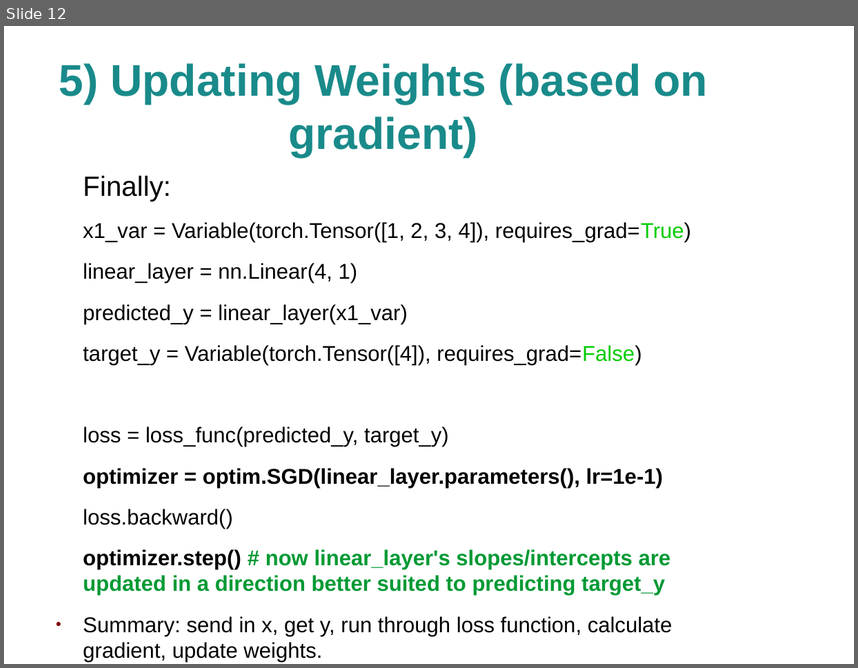
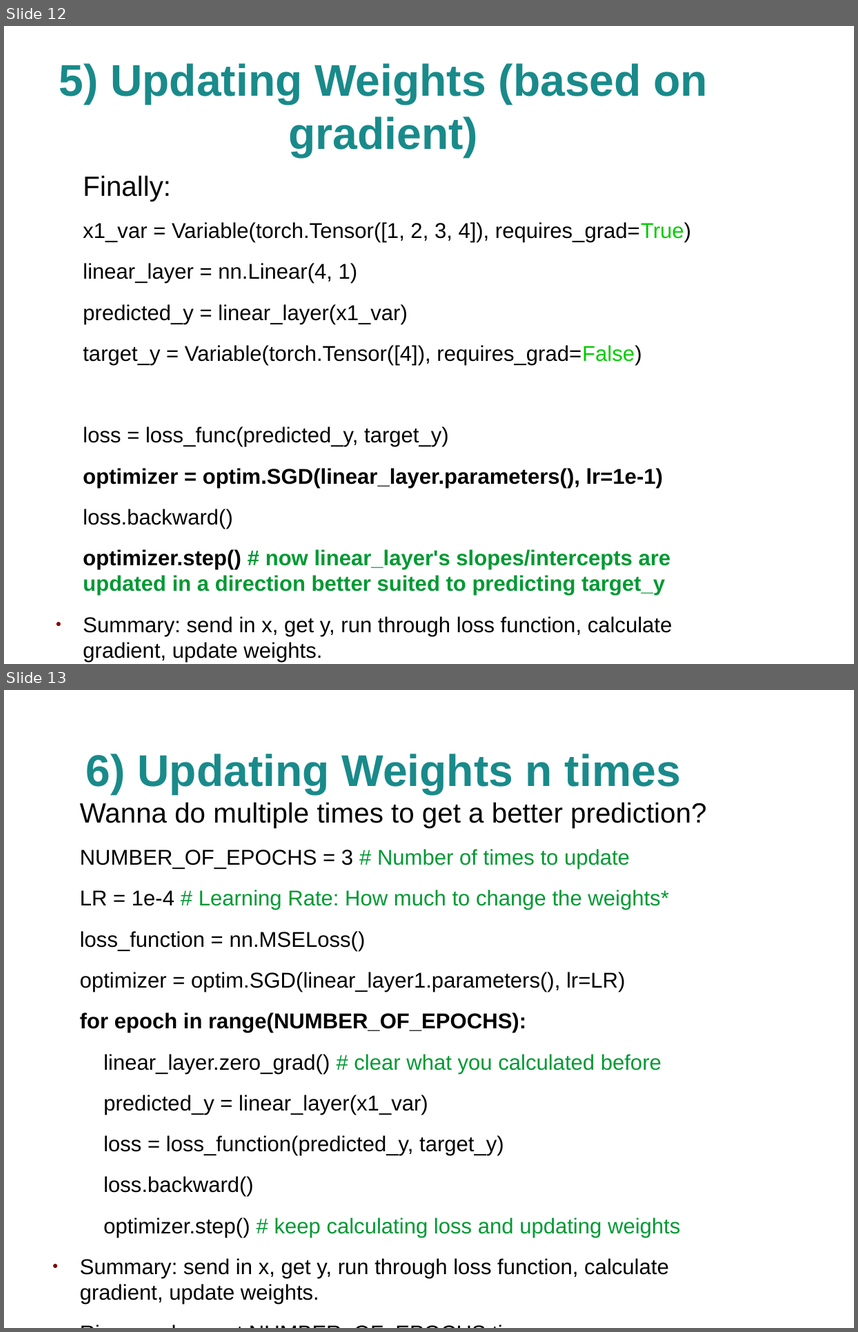
Before and after one commit to joshualmitchell/joshualmitchell.github.io, a slide deck: _posts/DL PyTorch Presentation.odp. Shown one above the other, each under a label of ours: slide 12 before the commit, slides 12 and 13 after it. The pictures are 858x668 and 858x1332 pixels, drawn with LibreOffice and Linux fonts; fonts in the diff are those of the drawing; background and template pictures are left out. Boxes give left, top, right and bottom in pixels: in the first picture for what was removed or moved away, otherwise in the second. Text is boxed around its words. In the diff, an @@ line names an element or a change of style, - is before the commit and + after.

```diff
--- a/_posts/DL PyTorch Presentation.odp
+++ b/_posts/DL PyTorch Presentation.odp
@@ slide 13 added at (4,690,854,1328), background picture (left out) @@
@@ title added at (86,753,681,794), 41.4 pt, text #198A8A, bold @@
+6) Updating Weights n times
@@ text added at (80,802,706,1304), 20 pt, text #000000 @@
+Wanna do multiple times to get a better prediction?
+NUMBER_OF_EPOCHS = 3 # Number of times to update
+LR = 1e-4 # Learning Rate: How much to change the weights*
+loss_function = nn.MSELoss()
+optimizer = optim.SGD(linear_layer1.parameters(), lr=LR)
+for epoch in range(NUMBER_OF_EPOCHS):
+linear_layer.zero_grad() # clear what you calculated before
+predicted_y = linear_layer(x1_var)
+loss = loss_function(predicted_y, target_y)
+loss.backward()
+optimizer.step() # keep calculating loss and updating weights
+● Summary: send in x, get y, run through loss function, calculate gradient, update weights.
+Rinse and repeat NUMBER_OF_EPOCHS times.
```
Also in this commit, not shown: 2 slides changed, 1 other file.
